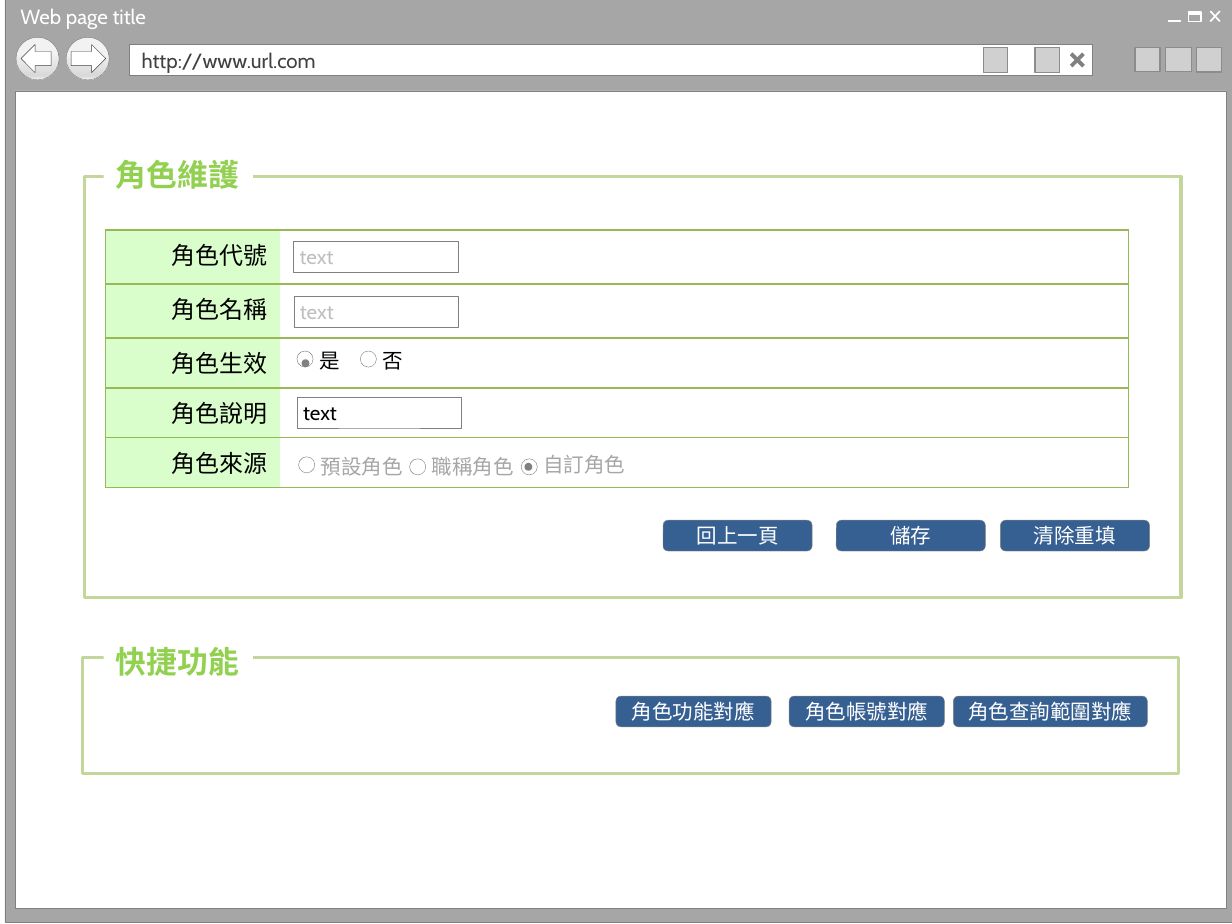
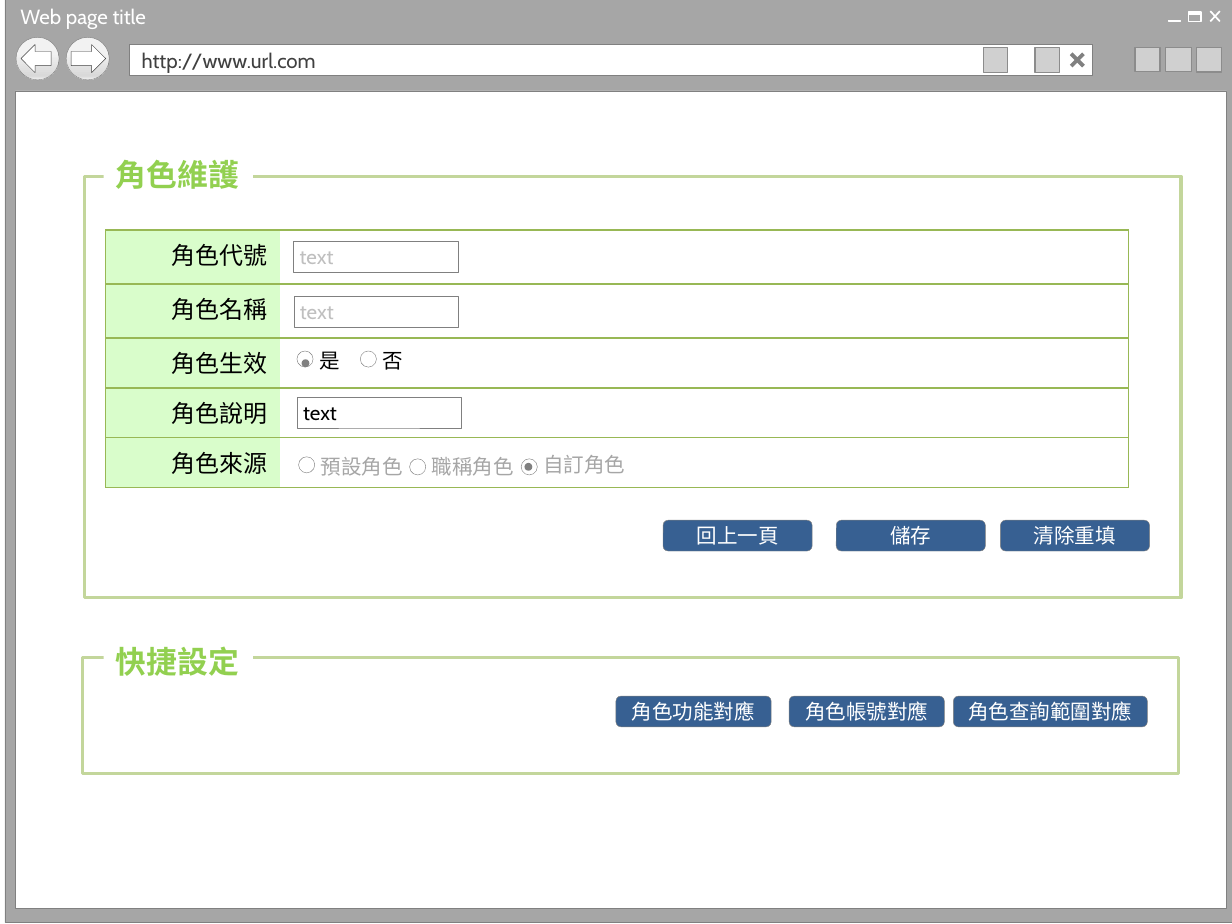
Before and after one commit to OldtreeChen/Suda3g, a slide deck: slide 9 of UI/UI 操作_0925.pptx. Drawn at 1232x924 pixels with LibreOffice and Linux fonts; fonts in the diff are those of the drawing; grey boxes stand for pictures; background and template pictures are left out. Boxes give left, top, right and bottom in pixels: in the first picture for what was removed or moved away, otherwise in the second. Text is boxed around its words. In the diff, an @@ line names an element or a change of style, - is before the commit and + after.

Commit message:
9/25下班前簽入

```diff
--- a/UI/UI 操作_0925.pptx
+++ b/UI/UI 操作_0925.pptx
@@ text at [116, 646, 239, 676]: text changed @@
-快捷功能
+快捷設定
```
Also in this commit, not shown: 1 other slide changed.
